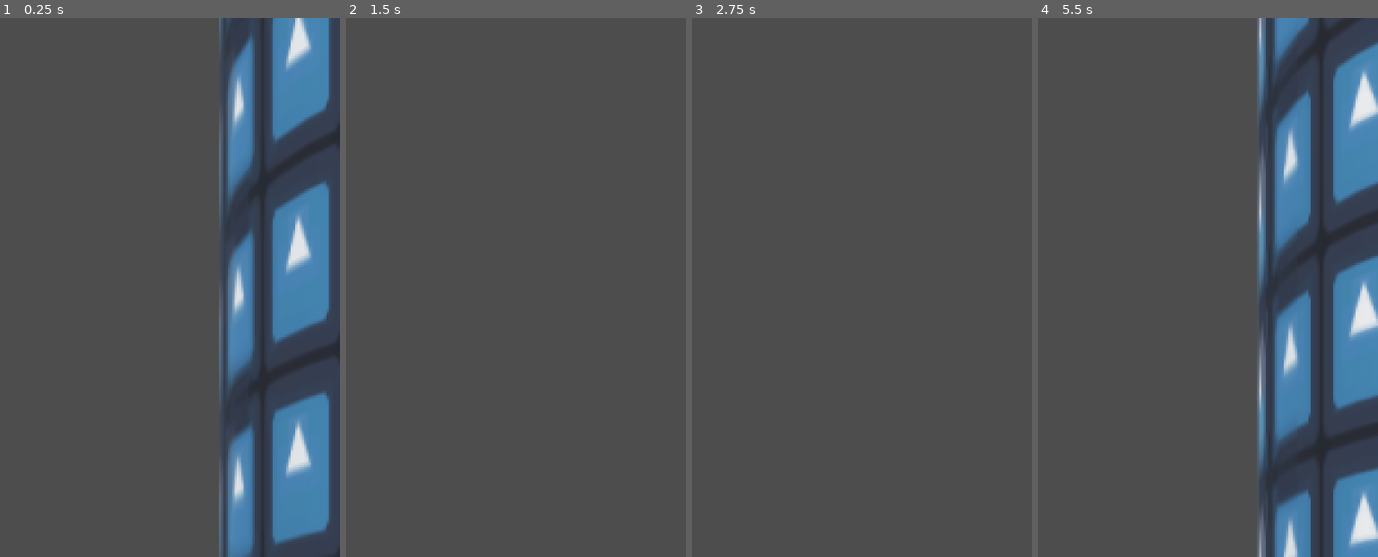
Above: before the commit, frames 1-4 (left to right).
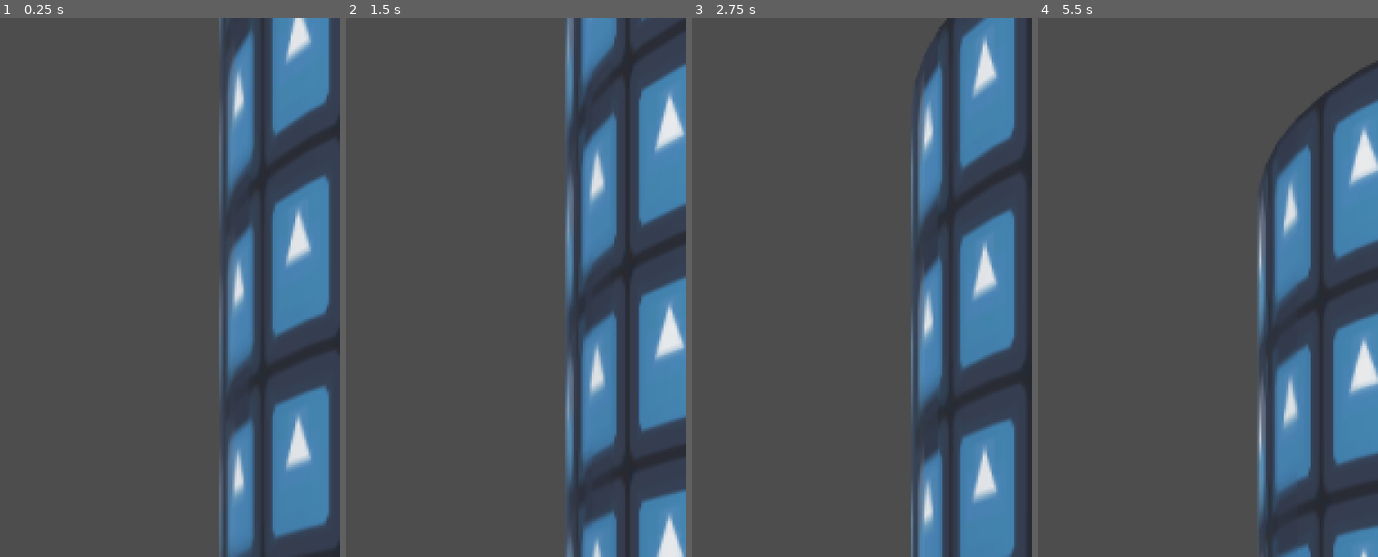
Above: after the commit, the same moments.

Repository: gracedes/tower-platformer
Game: Godot game, scene res://scenes/test.tscn
The game is run twice, just before and just after one commit, with the same random seed, the same clock (stepped at 60 frames per second) and the same inputs. The engine's default icon, where the game draws it, is replaced by a stand-in: a white triangle on a blue panel in a dark square.
Inputs:
- Up to frame 1 (0.25 s): no input
- Up to frame 2 (1.5 s): hold D (right) 0.53-1.28 s; hold Space (jump) 0.53-1.28 s; hold A (left) from 1.28 s (still down); tap Space (jump) at 1.35 s
- Up to frame 3 (2.75 s): tap Space (jump) at 1.52, 1.82 s; release A (left) at 2.03 s; hold D (right) from 2.03 s (still down); hold Space (jump) from 2.03 s (still down)
- Up to frame 4 (5.5 s): release Space (jump) at 2.78 s; tap Space (jump) at 2.85, 3.02, 3.32, 4.35, 4.52, 4.82 s; release D (right) at 3.53 s; hold Space (jump) 3.53-4.28 s; hold A (left) from 3.53 s (still down); hold Space (jump) from 5.03 s (still down)

The runs differ from the first frame. In frame 1, 3.6% of the frame differs, in the area x 67-99%, y 0-100%; in frame 2, 27%; in frame 3, 27%, in the area x 64-100%, y 0-100%; in frame 4, 21%.

Commit message:
tweaked camera movement and also orb reset timing

Diff:
--- a/camera/camera.gd
+++ b/camera/camera.gd
@@ -3,8 +3,9 @@
 # TODO: camera movement
 
 @onready var player: CharacterBody3D = get_node("../Player")
-@export var SPEED: float = 5.0
+@export var SPEED: float = 0.01
 
 func _process(_delta: float) -> void:
 	position.y = move_toward(position.y, player.position.y, SPEED)
+
 # TODO: camera movement
--- a/player/player.gd
+++ b/player/player.gd
@@ -7,9 +7,12 @@
 @export var jumps: int = 0
 # var max_jumps: int = 2
 var needs_reset: bool = false
+var reset_time = 0.2
+var reset_timer = 0.0
 
 @onready var orbs: Array[Node] = get_node("../Stage/Orbs").get_children()
 @onready var stage = get_node("../Stage")
+@onready var cam = get_node("../Camera3D")
 
 func _physics_process(_delta: float) -> void:
 	if not check_jump():
@@ -18,7 +21,9 @@
 				if jumps != 1:
 					jumps = 1
 				if needs_reset:
-					reset_jumps()
+					if reset_timer >= reset_time:
+						reset_jumps()
+					else: reset_timer += _delta
 				velocity.y = 0
 			else:
 				velocity.y += GRAVITY
@@ -48,4 +53,5 @@
 func reset_jumps() -> void:
 	for orb: Node in orbs:
 		orb.respawn()
+	reset_timer = 0.0
 	needs_reset = false
